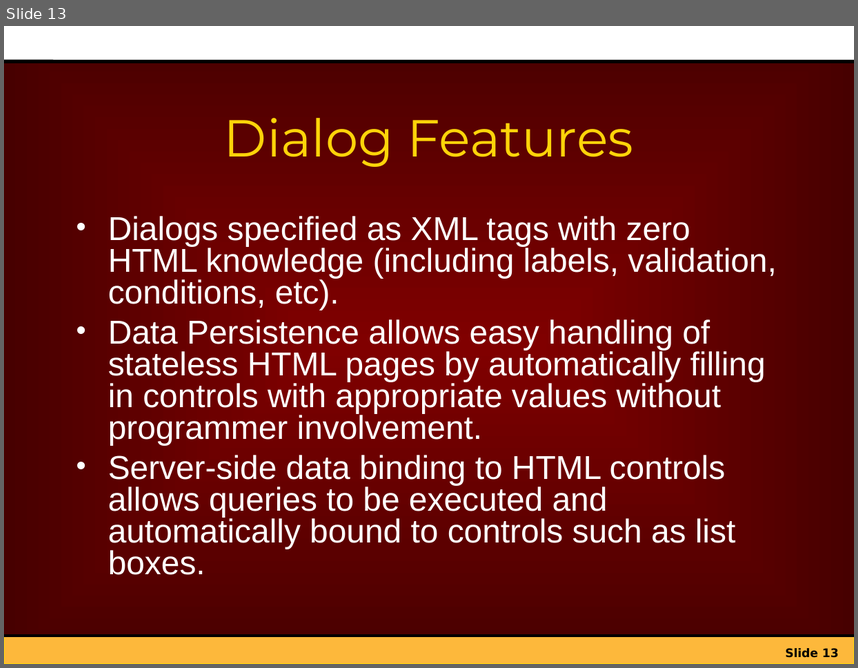
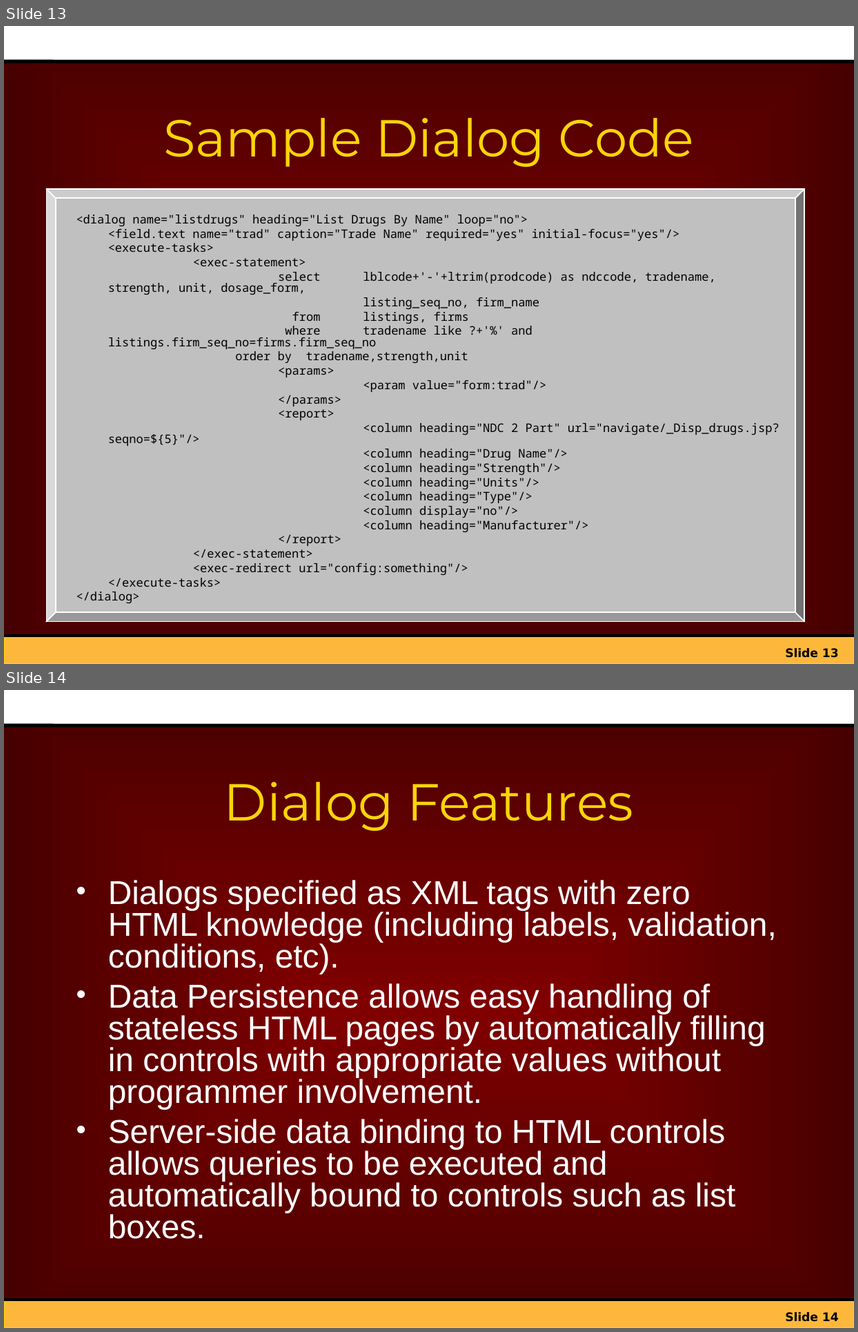
Before and after one commit to netspective/sparx-2001, a slide deck: Framework/web-shared/docs/project/Introduction_to_Sparx.ppt. Shown one above the other, each under a label of ours: slide 13 before the commit, slides 13 and 14 after it. The pictures are 858x668 and 858x1332 pixels, drawn with LibreOffice and Linux fonts; fonts in the diff are those of the drawing; background and template pictures are left out. Boxes give left, top, right and bottom in pixels: in the first picture for what was removed or moved away, otherwise in the second. Text is boxed around its words. In the diff, an @@ line names an element or a change of style, - is before the commit and + after.

```diff
--- a/Framework/web-shared/docs/project/Introduction_to_Sparx.ppt
+++ b/Framework/web-shared/docs/project/Introduction_to_Sparx.ppt
@@ slide 13 added at [4, 26, 854, 664], background gradient #800000 to #470000; not listed: 5 template elements that a slide beside it also shows @@
@@ title added at [163, 118, 694, 167], 44 pt, text #FDD409 @@
+Sample Dialog Code
@@ bevel added at [47, 190, 805, 621], fill #C0C0C0, outline #FFFFFF 0.99 pt @@
@@ text added at [76, 214, 780, 603], 10 pt, text #000000 @@
+<dialog name="listdrugs" heading="List Drugs By Name" loop="no">
+<field.text name="trad" caption="Trade Name" required="yes" initial-focus="yes"/>
+<execute-tasks>
+<exec-statement>
+select lblcode+'-'+ltrim(prodcode) as ndccode, tradename, strength, unit, dosage_form,
+listing_seq_no, firm_name
+from listings, firms
+where tradename like ?+'%' and listings.firm_seq_no=firms.firm_seq_no
+order by tradename,strength,unit
+<params>
+<param value="form:trad"/>
+</params>
+<report>
+<column heading="NDC 2 Part" url="navigate/_Disp_drugs.jsp?seqno=${5}"/>
+<column heading="Drug Name"/>
+<column heading="Strength"/>
+<column heading="Units"/>
+<column heading="Type"/>
+<column display="no"/>
+<column heading="Manufacturer"/>
+</report>
+</exec-statement>
+<exec-redirect url="config:something"/>
+</execute-tasks>
+</dialog>
@@ what was slide 13 is now slide 14 @@
@@ page number at [785, 1312, 839, 1321]: text changed @@
-Slide 13
+Slide 14
```
Also in this commit, not shown: 6 slides changed, 5 other slides added.
